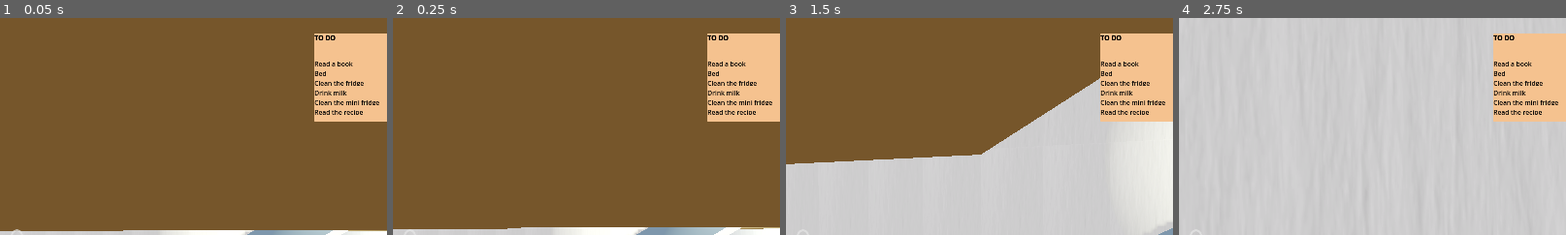
Above: before the commit, frames 1-4 (left to right).
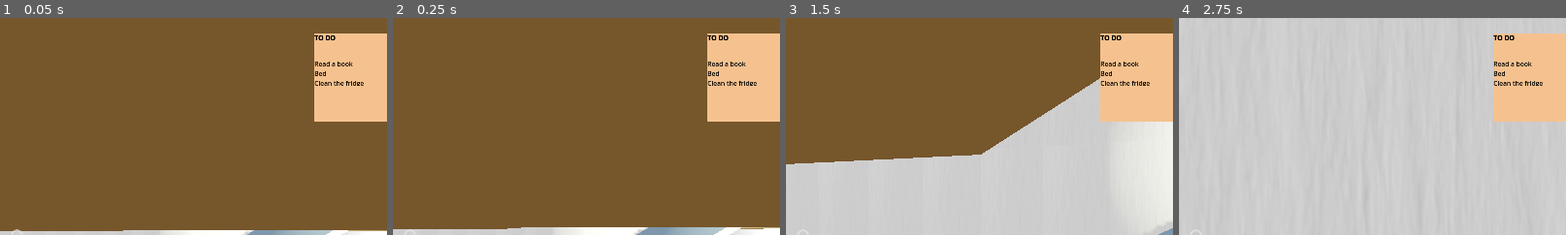
Above: after the commit, the same moments.

Repository: Zeki93/NGJ2025_ToDoList
Game: Godot game, scene res://Scenes/Main/main.tscn
The game is run twice, just before and just after one commit, with the same random seed, the same clock (stepped at 60 frames per second) and the same inputs.
Inputs (mouse positions are % of the whole screen's width and height, from its top left):
- Up to frame 1 (0.05 s): no input
- Up to frame 2 (0.25 s): no input
- Up to frame 3 (1.5 s): move the mouse to (55, 50) at 0.52 s; hold Ctrl (crouch) 0.53-1.28 s; hold Up (forward) from 0.53 s (still down); click (55, 50) at 0.67 s; tap Space (jump) at 0.77 s; move the mouse to (45, 50) at 1.27 s; tap Ctrl (crouch) at 1.35 s; click (45, 50) at 1.42 s
- Up to frame 4 (2.75 s): keep holding Up (forward); tap Space (jump) at 1.52 s; move the mouse to (52, 48) at 2.02 s; hold Ctrl (crouch) from 2.03 s (still down); click (52, 48) at 2.17 s
The pictures show only the part of the screen within x 48-98%, y 0-50%; the shares and areas given below are measured in that part.

The runs differ from the first frame. In frame 1, 0.5% of the frame differs, in the area x 81-98%, y 33-45%; in frame 2, 0.5%; in frame 3, 0.5%; in frame 4, 0.5%.

Commit message:
Changed Taskcontroller - Added func to win and loose the game

Diff:
--- a/ngj2025_todolist/Components/Sleep/sleepcontroller.gd
+++ b/ngj2025_todolist/Components/Sleep/sleepcontroller.gd
@@ -19,6 +19,7 @@
 	sleeping = true
 	Sleeptransition.transition()
 	await SignalBus.on_sleeptransition_finished
+	SignalBus.taskcontroller_go_to_sleep.emit()
 	SignalBus.new_energy_level.emit(energy)
 	SignalBus.wake_up.emit()
 	sleeping = false
--- a/ngj2025_todolist/Components/Taskcontroller/task.gd
+++ b/ngj2025_todolist/Components/Taskcontroller/task.gd
@@ -4,12 +4,7 @@
 
 @export var cost = 0
 @export var task_name = ""
+@export var special = false
 
 func do_task():
-	if(cost <= GlobalConfig.playerEnergy):
-		GlobalConfig.playerEnergy -= cost
-		SignalBus.new_energy_level.emit(GlobalConfig.playerEnergy)
-		SignalBus.complete_task.emit(self.task_name)
-		print_debug("Task done!")
-	else:
-		print_debug("Not enough energy: I'm too tired")
+	SignalBus.taskcontroller_do_task.emit(self)
--- a/ngj2025_todolist/Components/Taskcontroller/task_controller.gd
+++ b/ngj2025_todolist/Components/Taskcontroller/task_controller.gd
@@ -1,30 +1,54 @@
 extends Node3D
 
-var task_arena = []
+var allTaskArray = []
+var currentTaskArray = []
+var completedSpecialTasks = 0
+
+var days = 1
+var peneltyCost = 10
 
 func _ready():
 	SignalBus.taskcontroller_add_random_task.connect(add_random_task)
-	SignalBus.complete_task.connect(complete_task)
+	SignalBus.taskcontroller_complete_task.connect(complete_task)
+	SignalBus.taskcontroller_do_task.connect(do_task)
+	SignalBus.taskcontroller_go_to_sleep.connect(on_go_to_sleep)
 
 	for child in self.get_children():
-		task_arena.push_front(child)
-		remove_child(child)
-	add_random_task()
-	add_random_task()
-	add_random_task()
-	add_random_task()
-	add_random_task()
-	add_random_task()
+		allTaskArray.push_front(child)
+
+	for i in range (3):
+		add_random_task()
+
+func on_go_to_sleep():
+	days += 1
+	if(currentTaskArray.size() >= GlobalConfig.uncompletedTasksToLoose):
+		SignalBus.looseGame.emit()
+	else:
+		for i in range (days):
+			add_random_task()
+			SignalBus.ui_clear_completed_tasks.emit()
 
 func add_random_task():
-	if(!task_arena.is_empty()):
-		task_arena.shuffle()
-		var task = task_arena.pop_front()
-		add_child(task)
-		SignalBus.task_added.emit(task.task_name)
+	if(!allTaskArray.is_empty()):
+		allTaskArray.shuffle()
+		var task = allTaskArray.pop_front()
+		currentTaskArray.push_front(task)
+		SignalBus.ui_task_added.emit(task.task_name)
 
+func do_task(task):
+	for taskInTodo: Task in currentTaskArray:
+		if taskInTodo.task_name == task.task_name:
+			GlobalConfig.playerEnergy -= task.cost
+			SignalBus.new_energy_level.emit(GlobalConfig.playerEnergy)
+			complete_task(taskInTodo)
+		else:
+			GlobalConfig.playerEnergy -= peneltyCost
+			SignalBus.new_energy_level.emit(GlobalConfig.playerEnergy)
 
-func complete_task(task_name):
-	for child: Task in self.get_children():
-		if child.task_name == task_name:
-			remove_child(child)
+func complete_task(task):
+	currentTaskArray.erase(task)
+	SignalBus.ui_complete_task.emit(task.task_name)
+	if(task.special):
+		completedSpecialTasks+= 1
+	if(GlobalConfig.completedTasksToWin >= 3 && currentTaskArray.size() == 0):
+		SignalBus.winGame.emit()
--- a/ngj2025_todolist/Components/UI/ToDo/to_do_list.gd
+++ b/ngj2025_todolist/Components/UI/ToDo/to_do_list.gd
@@ -8,9 +8,9 @@
 const TO_DO_ITEM = preload("res://Components/UI/ToDo/ToDoItem.tscn")
 
 func _ready() -> void:
-	SignalBus.connect("task_added", _add_task)
-	SignalBus.connect("complete_task", _complete_task)
-	SignalBus.connect("clear_completed_tasks", _clear_completed_tasks)
+	SignalBus.connect("ui_task_added", _add_task)
+	SignalBus.connect("ui_complete_task", _complete_task)
+	SignalBus.connect("ui_clear_completed_tasks", _clear_completed_tasks)
 
 func _add_task(task_name:String):
 	if task_list.has(task_name):
--- a/ngj2025_todolist/Globals/global_config.gd
+++ b/ngj2025_todolist/Globals/global_config.gd
@@ -1,3 +1,5 @@
 extends Node
 
 var playerEnergy = 100
+var completedTasksToWin = 3
+var uncompletedTasksToLoose = 5
--- a/ngj2025_todolist/Globals/signal_bus.gd
+++ b/ngj2025_todolist/Globals/signal_bus.gd
@@ -7,8 +7,14 @@
 signal on_sleeptransition_finished()
 signal wake_up()
 
+signal taskcontroller_go_to_sleep()
+signal taskcontroller_do_task(task: Task)
 signal taskcontroller_add_random_task()
+signal taskcontroller_complete_task(task_name: String)
 
-signal task_added(task_name:String)
-signal complete_task(task_name: String)
-signal clear_completed_tasks()
+signal ui_task_added(task_name:String)
+signal ui_complete_task(task_name: String)
+signal ui_clear_completed_tasks()
+
+signal winGame()
+signal looseGame()
--- a/ngj2025_todolist/Scenes/Main/main.tscn
+++ b/ngj2025_todolist/Scenes/Main/main.tscn
@@ -1211,6 +1211,7 @@
 
 [node name="Sleepcontroller" parent="." instance=ExtResource("5_xlvfx")]
 tiredNess = 0.5
+energyRecoveryOnFloor = 100
 
 [node name="UI" type="Control" parent="."]
 layout_mode = 3
@@ -1250,6 +1251,7 @@
 script = ExtResource("9_4e4y2")
 cost = 60
 task_name = "Read a book"
+special = true
 metadata/_custom_type_script = "uid://il2mj2e7ekms"
 
 [node name="MeshInstance3D" type="MeshInstance3D" parent="Taskcontroller/Task"]
@@ -1274,40 +1276,48 @@
 
 [node name="Water_plant" parent="Taskcontroller" instance=ExtResource("14_vk4q2")]
 transform = Transform3D(1, 0, 0, 0, 1, 0, 0, 0, 1, 2.44631, 5, 10.576)
-cost = 20
 
 [node name="Water_plant2" parent="Taskcontroller" instance=ExtResource("14_vk4q2")]
 transform = Transform3D(5, 0, 0, 0, 5, 0, 0, 0, 5, 9.44631, 0, 1.576)
+cost = 55
+special = true
 
 [node name="Airfryer" parent="Taskcontroller" instance=ExtResource("16_koken")]
 transform = Transform3D(-8.74228e-08, 0, -2, 0, 2, 0, 2, 0, -8.74228e-08, 0.435094, 2, 4)
+cost = 25
 
 [node name="Fridge" parent="Taskcontroller" instance=ExtResource("17_koken")]
 transform = Transform3D(1.5, 0, 0, 0, 1.5, 0, 0, 0, 1.5, -3.45791, 1.76416, 3.69015)
-cost = 40
+cost = 20
 task_name = "Clean the fridge"
+special = true
 
 [node name="Minifridge" parent="Taskcontroller" instance=ExtResource("17_koken")]
 transform = Transform3D(-4.37114e-08, 0, 1, 0, 1, 0, -1, 0, -4.37114e-08, -10.4983, 5.21504, -0.793792)
-cost = 25
+cost = 15
 task_name = "Clean the mini fridge"
 
 [node name="Gasstove" parent="Taskcontroller" instance=ExtResource("18_es6iu")]
 transform = Transform3D(-8.74228e-08, 0, -2, 0, 2, 0, 2, 0, -8.74228e-08, 0.623476, 1.85282, 8.24281)
 cost = 50
 task_name = "Make a chicken dinner!"
+special = true
 
 [node name="Dishwasher" parent="Taskcontroller" instance=ExtResource("19_c4b4r")]
 transform = Transform3D(-1.09278e-07, 0, -2.5, 0, 2, 0, 2.5, 0, -1.09278e-07, 0.755365, 1.22629, 10)
+cost = 40
+task_name = "Wash dishes"
 
 [node name="Milk" parent="Taskcontroller" instance=ExtResource("25_ah3if")]
 transform = Transform3D(1, 0, 0, 0, 1, 0, 0, 0, 1, -4.26134, 1.39046, 10.3585)
+special = true
 
 [node name="CookingRecipe" type="StaticBody3D" parent="Taskcontroller"]
 transform = Transform3D(-0.97962, -0.00421509, -0.200817, -0.00473888, 0.999987, 0.00212763, 0.200805, 0.00303591, -0.979627, -5.21601, 2.29365, 10.5033)
 script = ExtResource("9_4e4y2")
-cost = 70
+cost = 60
 task_name = "Read the recipe"
+special = true
 metadata/_custom_type_script = "uid://il2mj2e7ekms"
 
 [node name="MeshInstance3D" type="MeshInstance3D" parent="Taskcontroller/CookingRecipe"]
